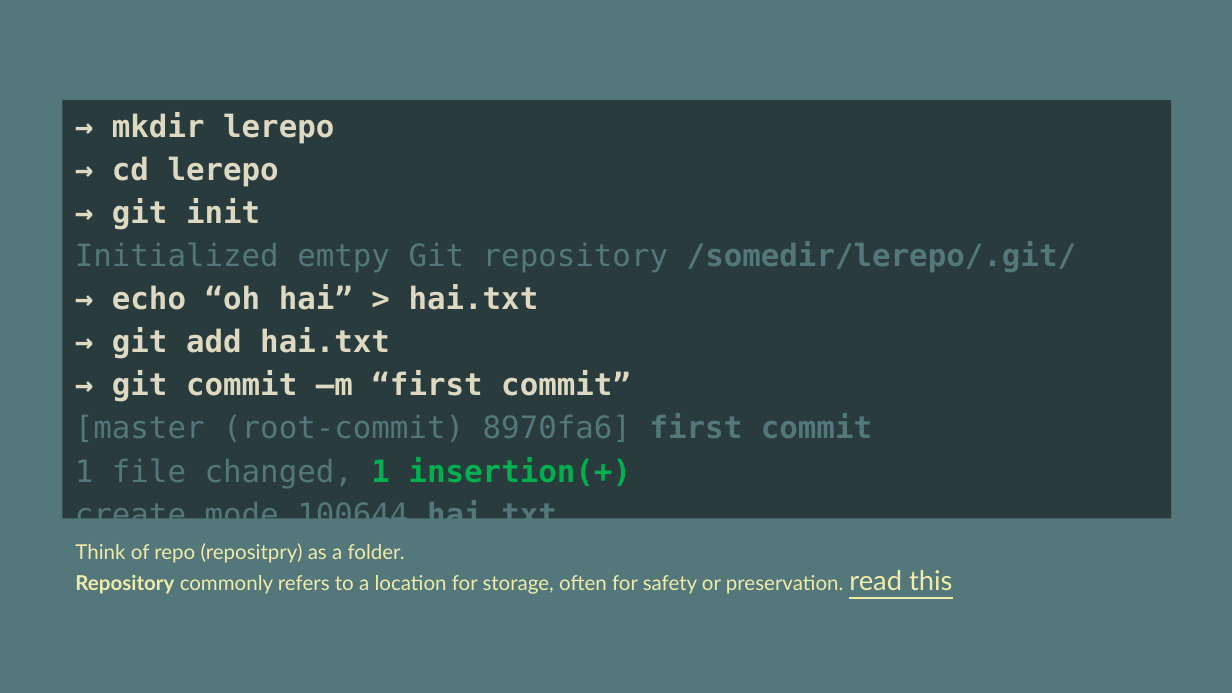
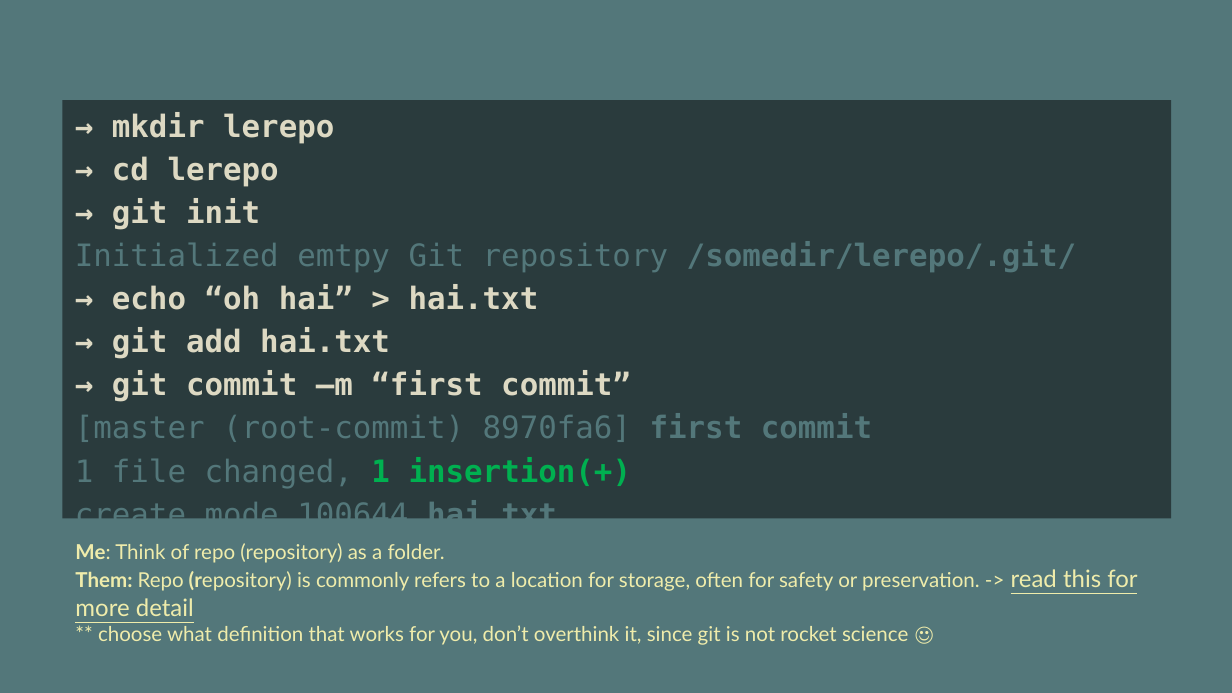
Before and after one commit to vinhnx/Git-for-beginners, a slide deck: slide 9 of git-beginner.pptx. Drawn at 1232x693 pixels with LibreOffice and Linux fonts; fonts in the diff are those of the drawing. Boxes give left, top, right and bottom in pixels: in the first picture for what was removed or moved away, otherwise in the second. Text is boxed around its words. In the diff, an @@ line names an element or a change of style, - is before the commit and + after.

```diff
--- a/git-beginner.pptx
+++ b/git-beginner.pptx
@@ text at <box>75,543,1137,645</box>: text changed @@
-Think of repo (repositpry) as a folder.
-Repository commonly refers to a location for storage, often for safety or preservation. read this
+Me: Think of repo (repository) as a folder.
+Them: Repo (repository) is commonly refers to a location for storage, often for safety or preservation. -> read this for more detail
+** choose what definition that works for you, don’t overthink it, since git is not rocket science ☺
```
Also in this commit, not shown: 9 other slides changed, 1 slide added, 1 other file.
